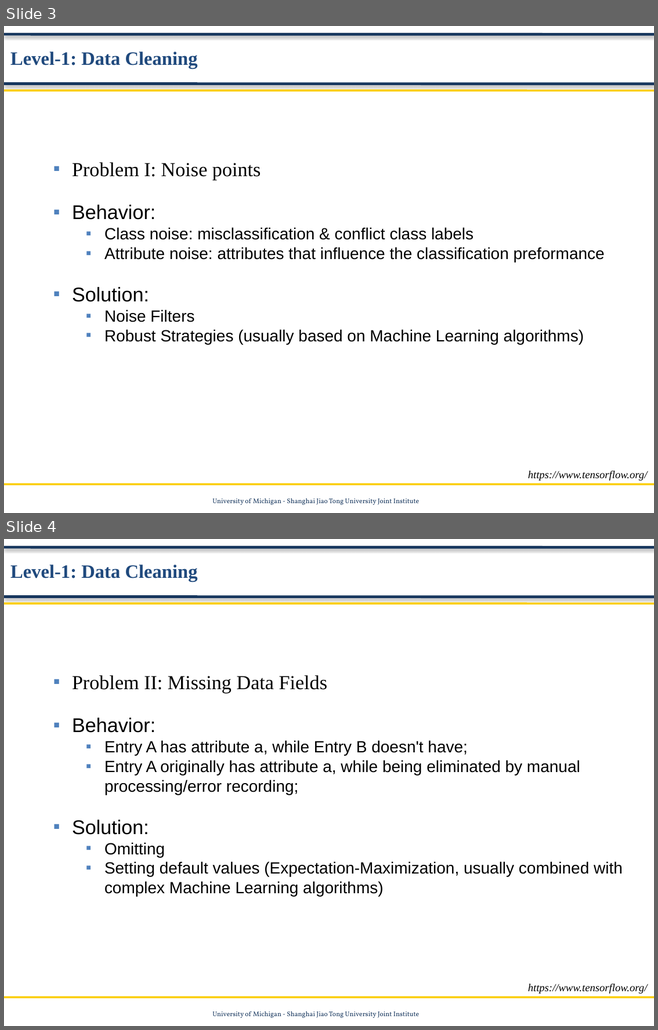
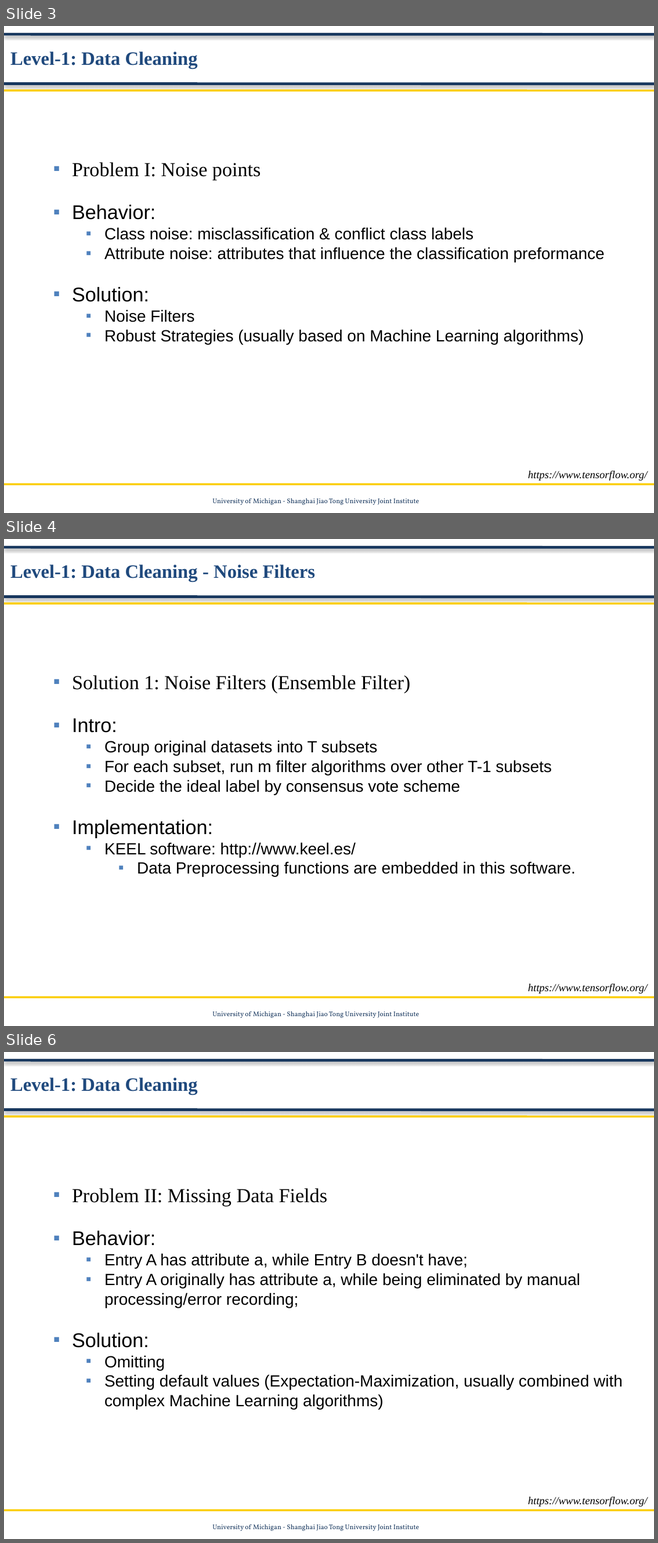
Before and after one commit to Data-Mining-UMJI/Data-Storage-Under-Revise, a slide deck: Preprocessing/Data Preprocessing.pptx. Shown one above the other, each under a label of ours: slides 3 and 4 before the commit, slides 3, 4 and 6 after it; the slides between them are not shown. The pictures are 658x1030 and 658x1543 pixels, drawn with LibreOffice and Linux fonts; fonts in the diff are those of the drawing; background and template pictures are left out. Boxes give left, top, right and bottom in pixels: in the first picture for what was removed or moved away, otherwise in the second. Text is boxed around its words. In the diff, an @@ line names an element or a change of style, - is before the commit and + after.

Commit message:
update level-1 preprocessing documents

```diff
--- a/Preprocessing/Data Preprocessing.pptx
+++ b/Preprocessing/Data Preprocessing.pptx
@@ slide 4 added at (x1=4, y1=539, x2=654, y2=1026), background #FFFFFF; not listed: 5 template elements that a slide beside it also shows @@
@@ text added at (x1=10, y1=565, x2=315, y2=582), 21 pt, text #1F497D, bold @@
+Level-1: Data Cleaning - Noise Filters
@@ text added at (x1=72, y1=675, x2=575, y2=877), 18 pt, text #000000 @@
+■ Solution 1: Noise Filters (Ensemble Filter)
+■ Intro:
+  ■ Group original datasets into T subsets
+  ■ For each subset, run m filter algorithms over other T-1 subsets
+  ■ Decide the ideal label by consensus vote scheme
+■ Implementation:
+  ■ KEEL software: http://www.keel.es/
+    ■ Data Preprocessing functions are embedded in this software.
@@ text added at (x1=528, y1=984, x2=647, y2=994), 12 pt, text #000000, italic @@
+https://www.tensorflow.org/
@@ what was slide 4 is now slide 6 @@
```
Also in this commit, not shown: 1 slide changed, 3 other slides added, 3 other files.
